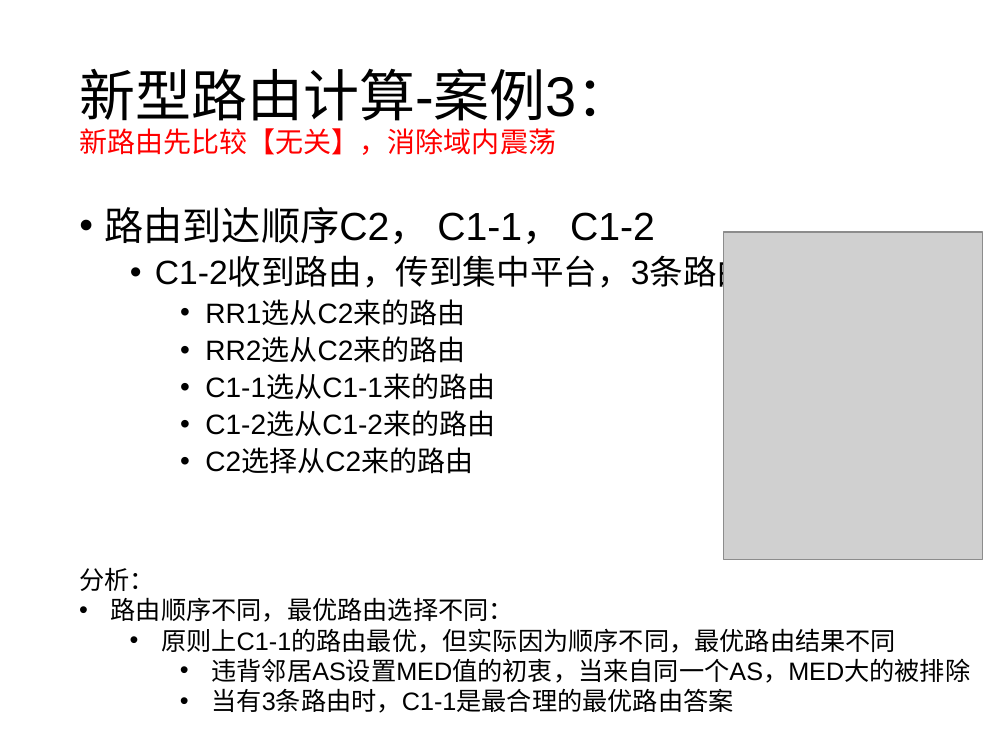
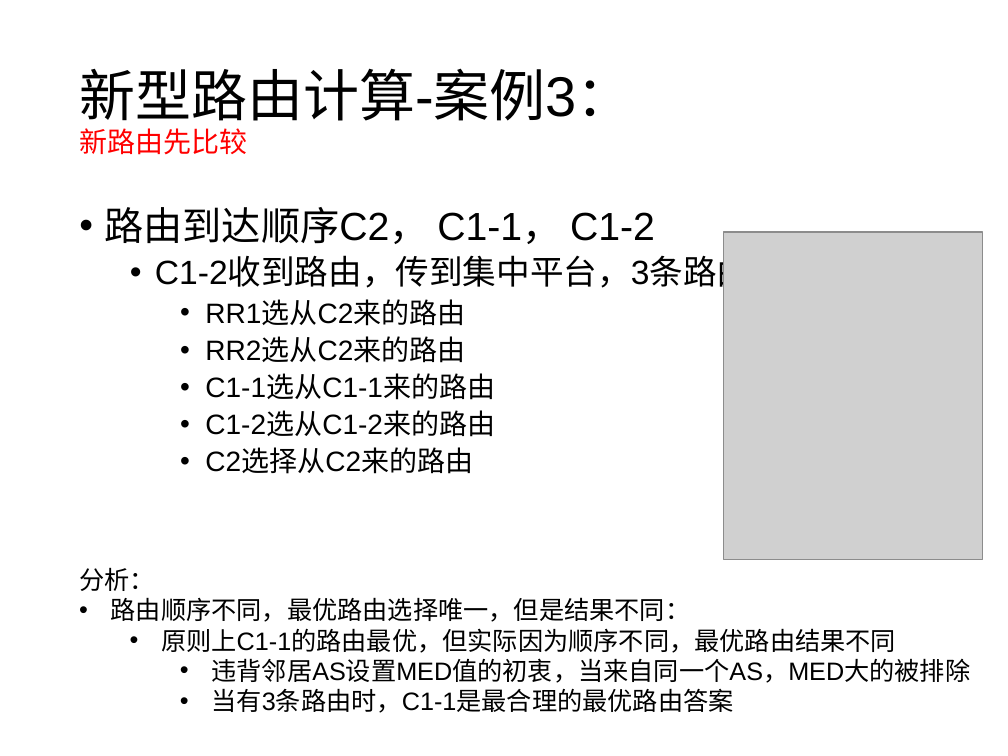
Before and after one commit to wangqing93/ibgp_exp, a slide deck: slide 10 of doc/毕设阶段讨论4.pptx (slide 9 before the commit). Drawn at 1008x756 pixels with LibreOffice and Linux fonts; fonts in the diff are those of the drawing; grey boxes stand for pictures. Boxes give left, top, right and bottom in pixels: in the first picture for what was removed or moved away, otherwise in the second. Text is boxed around its words. In the diff, an @@ line names an element or a change of style, - is before the commit and + after.

```diff
--- a/doc/毕设阶段讨论4.pptx
+++ b/doc/毕设阶段讨论4.pptx
@@ title at (79, 68, 632, 155): text changed; size 20 to 40 pt; text colour #FF0000 to #000000 @@
-新型路由计算-案例3：
-新路由先比较【无关】，消除域内震荡
+新型路由计算-案例3：
+新路由先比较
@@ text at (111, 597, 691, 622): text changed @@
-• 路由顺序不同，最优路由选择不同：
+• 路由顺序不同，最优路由选择唯一，但是结果不同：
```
Also in this commit, not shown: 8 other slides changed, 5 slides added, 2 slides removed.
